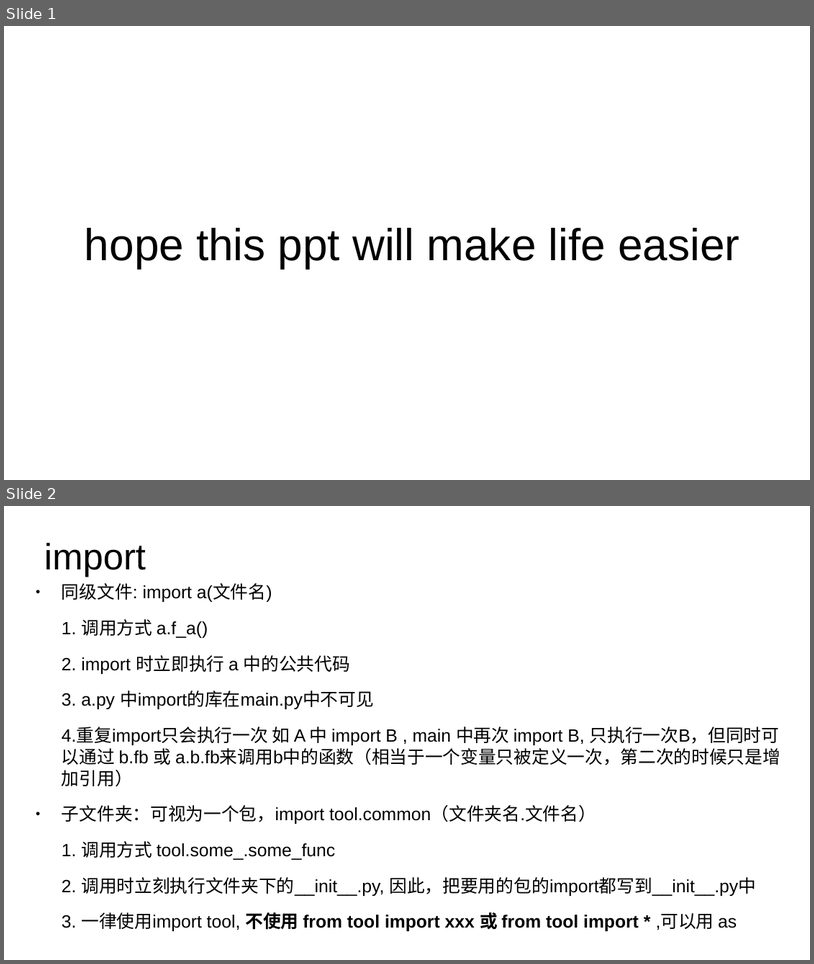
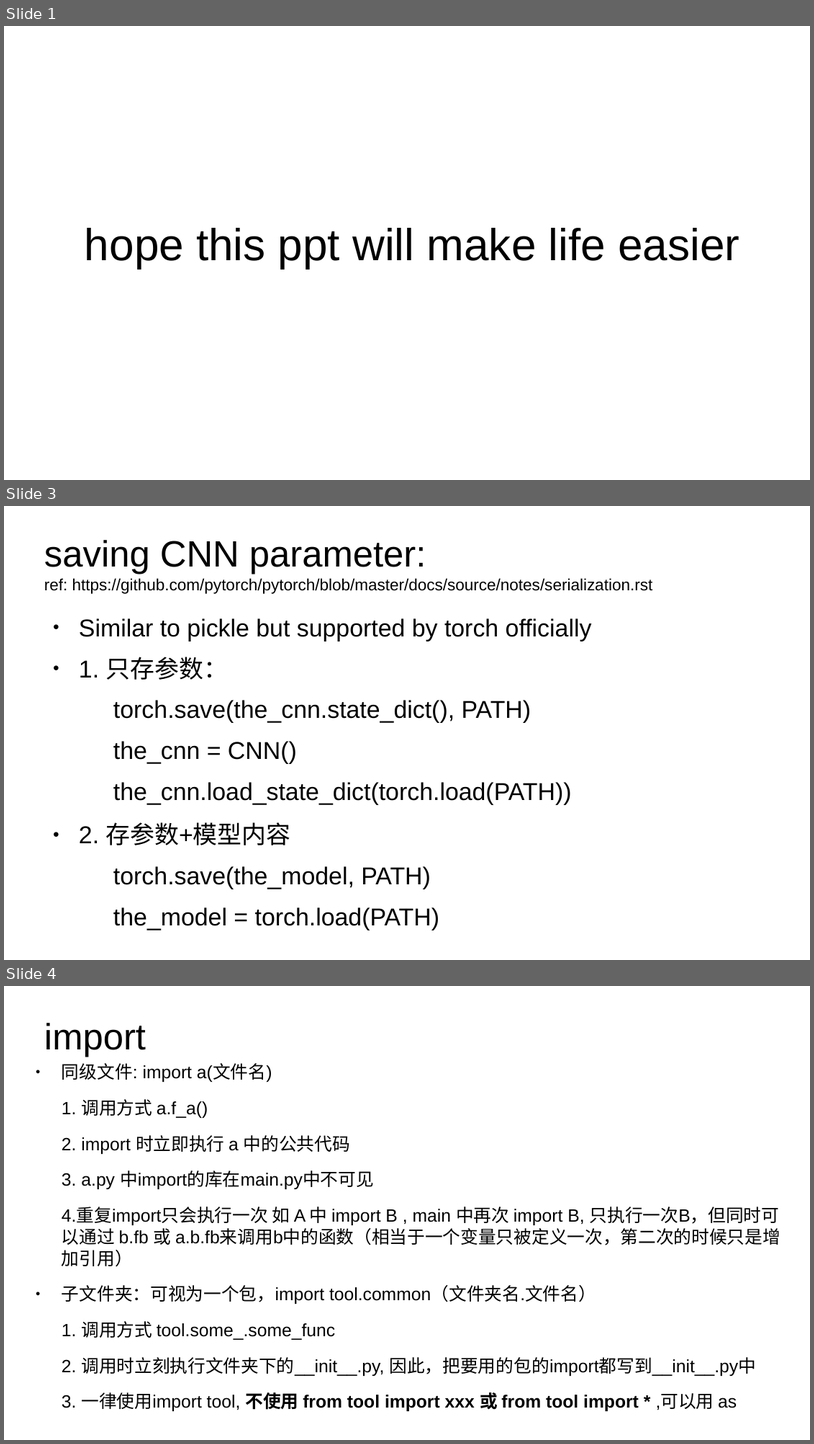
Before and after one commit to henryliuw/Gradient-Adversarial-Transformation-Network, a slide deck: interface_management_version_control.odp. Shown one above the other, each under a label of ours: slides 1 and 2 before the commit, slides 1, 3 and 4 after it; the slides between them are not shown. The pictures are 814x964 and 814x1444 pixels, drawn with LibreOffice and Linux fonts; fonts in the diff are those of the drawing. Boxes give left, top, right and bottom in pixels: in the first picture for what was removed or moved away, otherwise in the second. Text is boxed around its words. In the diff, an @@ line names an element or a change of style, - is before the commit and + after.

```diff
--- a/interface_management_version_control.odp
+++ b/interface_management_version_control.odp
@@ slide 3 added at (4,506,810,960), background #FFFFFF @@
@@ title added at (44,540,653,594), 16 pt, text #000000 @@
+saving CNN parameter:
+ref: https://github.com/pytorch/pytorch/blob/master/docs/source/notes/serialization.rst
@@ text added at (79,618,592,930), 24.1 pt, text #000000 @@
+● Similar to pickle but supported by torch officially
+● 1. 只存参数：
+  torch.save(the_cnn.state_dict(), PATH)
+  the_cnn = CNN()
+  the_cnn.load_state_dict(torch.load(PATH))
+● 2. 存参数+模型内容
+  torch.save(the_model, PATH)
+  the_model = torch.load(PATH)
@@ what was slide 2 is now slide 4 @@
```
Also in this commit, not shown: 1 other slide added.
